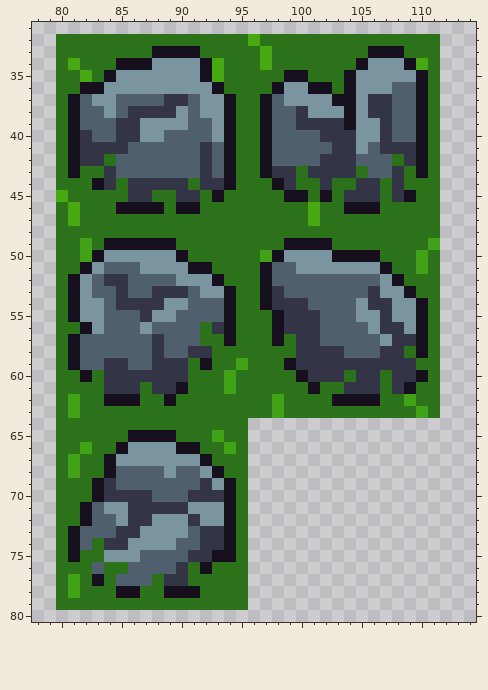
Pixel-art file, stored at Assets/GrassLands.aseprite. That is the earlier state.
256x192 pixels, 1 frame. Colours within 5 levels of each other are drawn and written as one. Shown: x 78..114, y 31..80. The commit also changed other parts of the picture, which this record leaves out.
The same view after the edit:
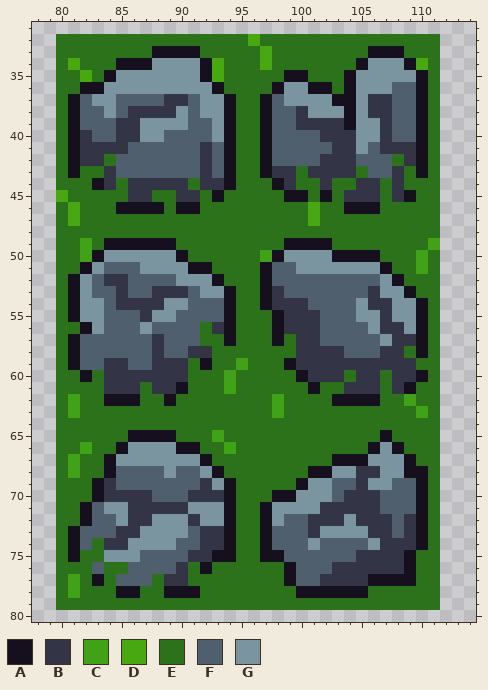
Palette (. is transparent): A #16101e  B #333547  C #41a218  D #47a812  E #2c721a  F #505f6d  G #7b95a0
Diff:
--- layer "TESTING LAYER"
@@ x 94..113 @@
 63 EEEECEEEEEEEEEEECE..
-64 EE..................
-65 EE..................
-66 CE..................
-67 EE..................
-68 EE..................
-69 AE..................
-70 AE..................
-71 AE..................
-72 AE..................
-73 AE..................
-74 AE..................
-75 AE..................
-76 EE..................
-77 EE..................
-78 EE..................
-79 EE..................
+64 EEEEEEEEEEEEEEEEEE..
+65 EEEEEEEEEEEEEAEEEE..
+66 CEEEEEEEEEEEAGAEEE..
+67 EEEEEEEEEAAAGGGAEE..
+68 EEEEEEEAAGGBBGGAAE..
+69 AEEEEEAGGFFBGGFFAE..
+70 AEEEAAGGGFBBBFFFAE..
+71 AEEAGGGGBBBBBFFFAE..
+72 AEEAGFFBBBGBBBFBAE..
+73 AEEAFFFBGGGGBBFBAE..
+74 AEEAFFFGFFFFGBBBAE..
+75 AEEAAFFFFFFBBBBAEE..
+76 EEEEEAFFFBBBBBBAEE..
+77 EEEEEAFFBBBBAAAAEE..
+78 EEEEEEAAAAAAEEEEEE..
+79 EEEEEEEEEEEEEEEEEE..
 80 ....................
